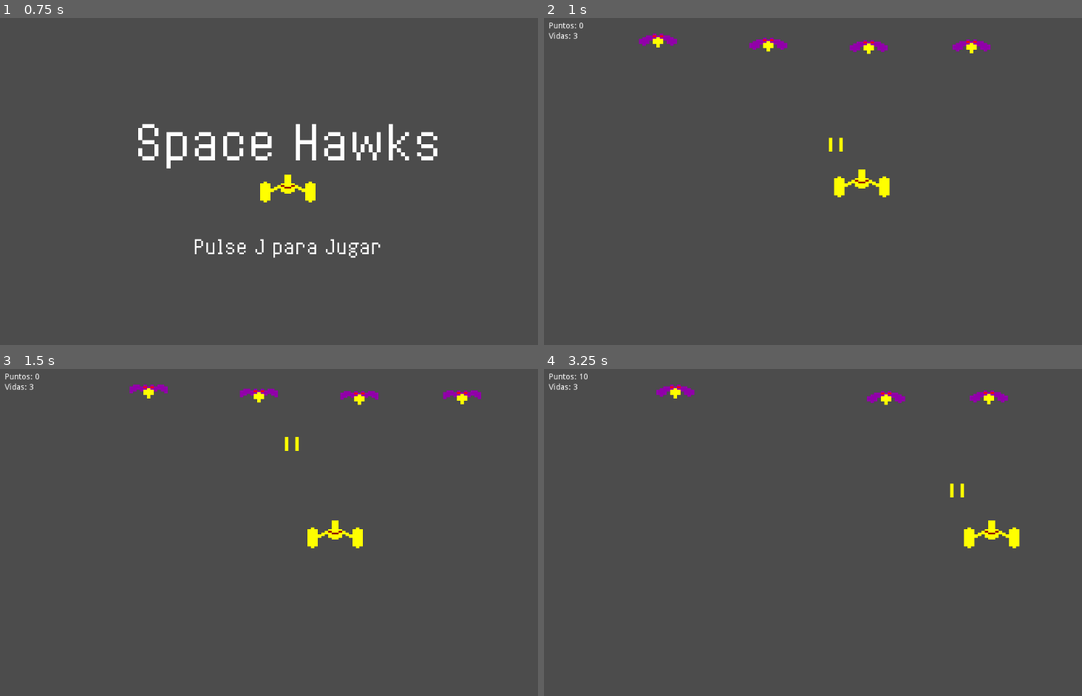
Above: before the commit, frames 1-4 (two rows, left to right).
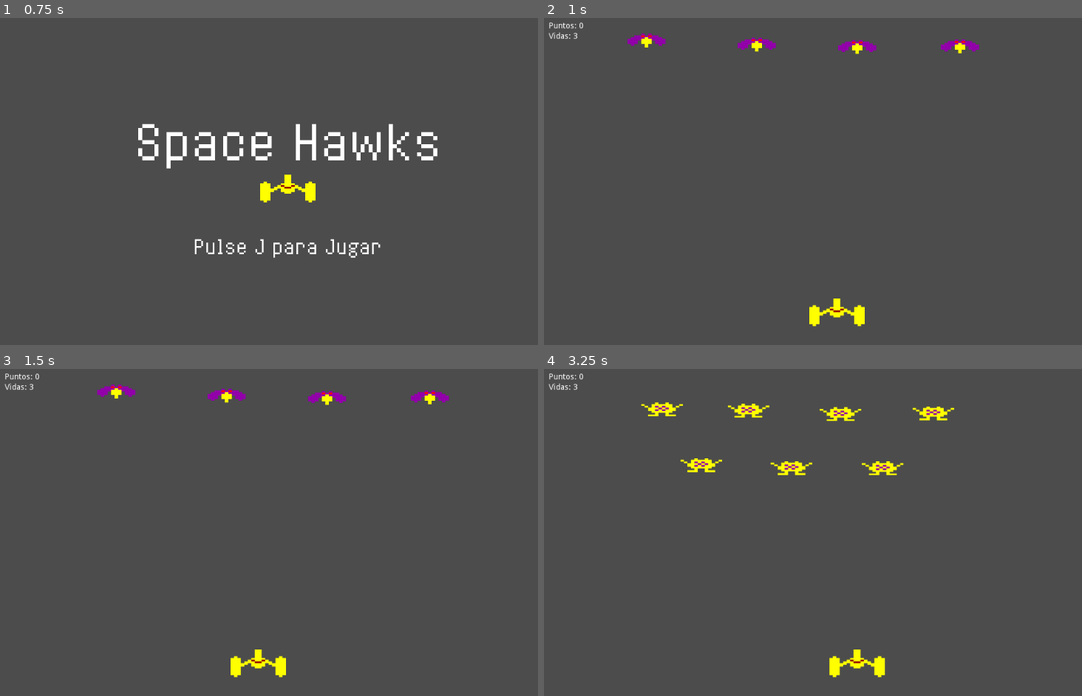
Above: after the commit, the same moments.

Repository: ncabanes/cursosYouTube
Game: Godot game, scene res://Bienvenida.tscn
The game is run twice, just before and just after one commit, with the same random seed, the same clock (stepped at 60 frames per second) and the same inputs.
Inputs:
- Up to frame 1 (0.75 s): tap Enter at 0.5 s; hold Right (ui_right) from 0.53 s (still down); hold N from 0.53 s (still down)
- Up to frame 2 (1 s): keep holding Right (ui_right); keep holding N; tap Space at 0.77 s; tap J at 0.8 s
- Up to frame 3 (1.5 s): release Right (ui_right) at 1.28 s; release N at 1.28 s; hold Left (ui_left) from 1.28 s (still down); tap J at 1.35 s
- Up to frame 4 (3.25 s): tap Space at 1.52, 3.02 s; tap N at 1.55, 3.05 s; release Left (ui_left) at 2.03 s; hold N 2.03-2.78 s; hold Right (ui_right) from 2.03 s (still down); tap J at 2.3, 2.85 s

Frame 1 is identical in both runs. In frame 2, 1.9% of the frame differs, in the area x 15-83%, y 4-95%; in frame 3, 2.2%; in frame 4, 2.8%, in the area x 6-89%, y 1-95%.

Commit message:
Godot 2020: Estado tras el video 15 (varios niveles)

Diff:
--- a/godot2020/proyecto/Marcianos/Bienvenida.gd
+++ b/godot2020/proyecto/Marcianos/Bienvenida.gd
@@ -11,7 +11,7 @@
 
 func _process(delta):
 	if Input.is_key_pressed(KEY_J):
-		get_tree().change_scene("res://EscenaDeJuego.tscn")
+		get_tree().change_scene("res://Nivel1.tscn")
 
 func terminarTemporizador():
 	print("Hola")
--- /dev/null
+++ b/godot2020/proyecto/Marcianos/Compartido.gd
@@ -0,0 +1,3 @@
+extends Node
+
+var puntos = 0
--- /dev/null
+++ b/godot2020/proyecto/Marcianos/Enemigo2.tscn
@@ -0,0 +1,28 @@
+[gd_scene load_steps=6 format=2]
+
+[ext_resource path="res://Enemigo.gd" type="Script" id=1]
+[ext_resource path="res://imagenes/enemigo2a.png" type="Texture" id=2]
+[ext_resource path="res://imagenes/enemigo2b.png" type="Texture" id=3]
+
+[sub_resource type="RectangleShape2D" id=1]
+extents = Vector2( 35.1999, 12 )
+
+[sub_resource type="SpriteFrames" id=2]
+animations = [ {
+"frames": [ ExtResource( 2 ), ExtResource( 3 ) ],
+"loop": true,
+"name": "default",
+"speed": 5.0
+} ]
+
+[node name="Enemigo" type="Area2D"]
+script = ExtResource( 1 )
+
+[node name="CollisionShape2D" type="CollisionShape2D" parent="."]
+shape = SubResource( 1 )
+
+[node name="AnimatedSprite" type="AnimatedSprite" parent="."]
+frames = SubResource( 2 )
+frame = 1
+speed_scale = 0.5
+playing = true
--- a/godot2020/proyecto/Marcianos/Juego.gd
+++ b/godot2020/proyecto/Marcianos/Juego.gd
@@ -2,7 +2,7 @@
 
 const DISPARO = preload("res://DisparoDeEnemigo.tscn")
 
-var puntos = 0
+#var puntos = 0
 var vidas = 3
 var listaDisparos = []
 
@@ -25,12 +25,17 @@
 	pass # Replace with function body.
 
 func _process(delta):
-	pass
+	if Input.is_key_pressed(KEY_N):
+		if get_tree().get_current_scene().name == "Nivel1":
+			get_tree().change_scene("res://Nivel2.tscn")
+		else:
+			get_tree().change_scene("res://Nivel1.tscn")
 
 func incrementarPuntos():
-	puntos += 10
+	Compartido.puntos += 10
 	#get_node("InterfazDeUsuario/VBoxContainer/LabelPuntos").text = "Puntos: " + str(puntos)
-	$InterfazDeUsuario/VBoxContainer/LabelPuntos.text = "Puntos: " + str(puntos)
+	$InterfazDeUsuario/VBoxContainer/LabelPuntos.text = \
+		"Puntos: " + str(Compartido.puntos)
 
 func prepararTemporizadorDeDisparo():
 	return tiempoMinPorDisparo + \
--- /dev/null
+++ b/godot2020/proyecto/Marcianos/Nivel1.tscn
@@ -0,0 +1,44 @@
+[gd_scene load_steps=8 format=2]
+
+[ext_resource path="res://BloqueDeEnemigos.gd" type="Script" id=1]
+[ext_resource path="res://Nave.gd" type="Script" id=2]
+[ext_resource path="res://Juego.gd" type="Script" id=3]
+[ext_resource path="res://imagenes/nave.png" type="Texture" id=4]
+[ext_resource path="res://InterfazDeUsuario.tscn" type="PackedScene" id=5]
+[ext_resource path="res://Enemigo.tscn" type="PackedScene" id=6]
+
+[sub_resource type="RectangleShape2D" id=1]
+extents = Vector2( 46.087, 22.2448 )
+
+[node name="Nivel1" type="Node2D"]
+script = ExtResource( 3 )
+
+[node name="Nave" type="Area2D" parent="."]
+position = Vector2( 518.727, 523.678 )
+script = ExtResource( 2 )
+pixelesPorSegundo = 300
+
+[node name="Sprite" type="Sprite" parent="Nave"]
+texture = ExtResource( 4 )
+
+[node name="CollisionShape2D" type="CollisionShape2D" parent="Nave"]
+shape = SubResource( 1 )
+
+[node name="Enemigo" parent="." instance=ExtResource( 6 )]
+position = Vector2( 189, 52 )
+
+[node name="Enemigo2" parent="." instance=ExtResource( 6 )]
+position = Vector2( 380, 59 )
+
+[node name="Enemigo3" parent="." instance=ExtResource( 6 )]
+position = Vector2( 554, 63 )
+
+[node name="Enemigo4" parent="." instance=ExtResource( 6 )]
+position = Vector2( 732, 62 )
+
+[node name="BloqueDeEnemigos" type="Node2D" parent="."]
+script = ExtResource( 1 )
+
+[node name="InterfazDeUsuario" parent="." instance=ExtResource( 5 )]
+margin_right = 48.0
+margin_bottom = 32.0
--- /dev/null
+++ b/godot2020/proyecto/Marcianos/Nivel2.tscn
@@ -0,0 +1,53 @@
+[gd_scene load_steps=8 format=2]
+
+[ext_resource path="res://BloqueDeEnemigos.gd" type="Script" id=1]
+[ext_resource path="res://Nave.gd" type="Script" id=2]
+[ext_resource path="res://Juego.gd" type="Script" id=3]
+[ext_resource path="res://imagenes/nave.png" type="Texture" id=4]
+[ext_resource path="res://InterfazDeUsuario.tscn" type="PackedScene" id=5]
+[ext_resource path="res://Enemigo2.tscn" type="PackedScene" id=6]
+
+[sub_resource type="RectangleShape2D" id=1]
+extents = Vector2( 46.087, 22.2448 )
+
+[node name="Nivel2" type="Node2D"]
+script = ExtResource( 3 )
+
+[node name="Nave" type="Area2D" parent="."]
+position = Vector2( 518.727, 523.678 )
+script = ExtResource( 2 )
+pixelesPorSegundo = 300
+
+[node name="Sprite" type="Sprite" parent="Nave"]
+texture = ExtResource( 4 )
+
+[node name="CollisionShape2D" type="CollisionShape2D" parent="Nave"]
+shape = SubResource( 1 )
+
+[node name="BloqueDeEnemigos" type="Node2D" parent="."]
+script = ExtResource( 1 )
+
+[node name="InterfazDeUsuario" parent="." instance=ExtResource( 5 )]
+margin_right = 48.0
+margin_bottom = 32.0
+
+[node name="Enemigo" parent="." instance=ExtResource( 6 )]
+position = Vector2( 201.827, 82.8213 )
+
+[node name="Enemigo2" parent="." instance=ExtResource( 6 )]
+position = Vector2( 351.506, 85.344 )
+
+[node name="Enemigo3" parent="." instance=ExtResource( 6 )]
+position = Vector2( 511.277, 91.2302 )
+
+[node name="Enemigo4" parent="." instance=ExtResource( 6 )]
+position = Vector2( 671.888, 89.5484 )
+
+[node name="Enemigo5" parent="." instance=ExtResource( 6 )]
+position = Vector2( 269.939, 179.524 )
+
+[node name="Enemigo6" parent="." instance=ExtResource( 6 )]
+position = Vector2( 426.346, 184.57 )
+
+[node name="Enemigo7" parent="." instance=ExtResource( 6 )]
+position = Vector2( 584.435, 185.411 )
--- a/godot2020/proyecto/Marcianos/project.godot
+++ b/godot2020/proyecto/Marcianos/project.godot
@@ -19,6 +19,10 @@
 run/main_scene="res://Bienvenida.tscn"
 config/icon="res://icon.png"
 
+[autoload]
+
+Compartido="*res://Compartido.gd"
+
 [rendering]
 
 environment/default_environment="res://default_env.tres"
Binary file added: godot2020/proyecto/Marcianos/imagenes/enemigo2a.png
Not shown, added: godot2020/proyecto/Marcianos/imagenes/enemigo2a.png.import
Binary file added: godot2020/proyecto/Marcianos/imagenes/enemigo2b.png
Not shown, added: godot2020/proyecto/Marcianos/imagenes/enemigo2b.png.import
Not shown, changed: godot2020/README.md
Not shown, added: godot2020/versiones/Marcianos-godot015-variosNiveles.zip
